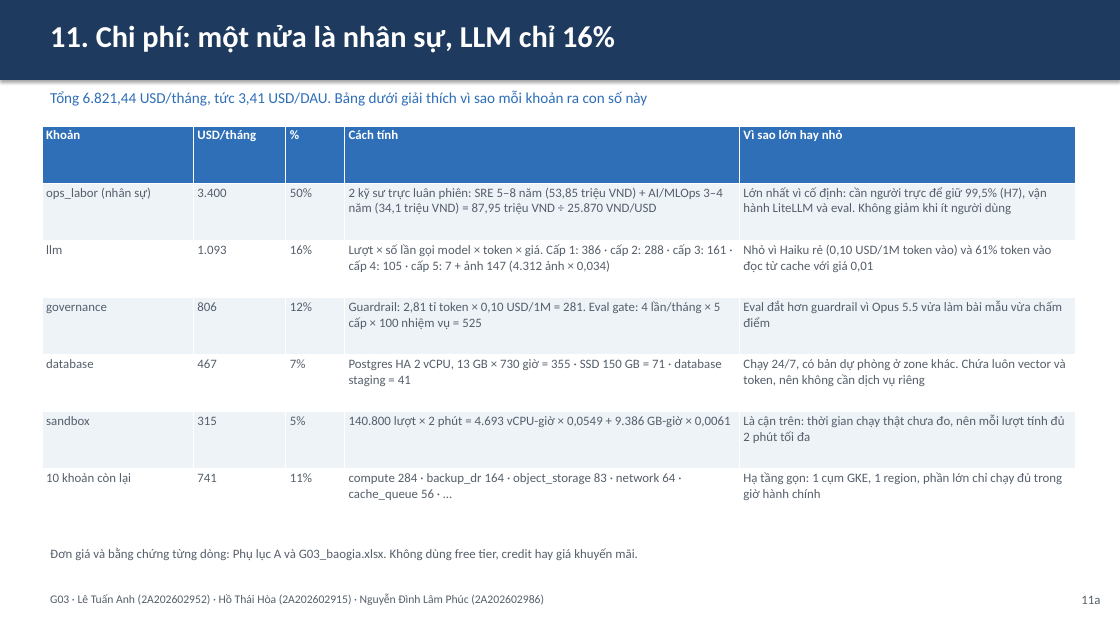
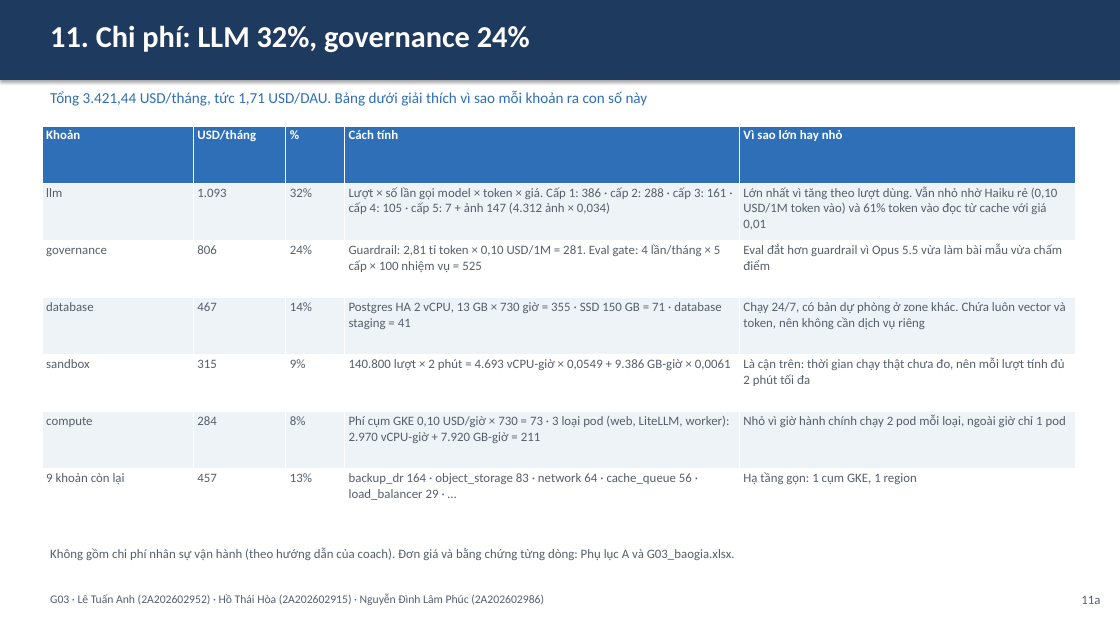
Before and after one commit to anhltsefpt/VBot-production-capstone, a slide deck: slide 14 of anh-le/G03_slide.pptx. Drawn at 1120x630 pixels with LibreOffice and Linux fonts; fonts in the diff are those of the drawing. Boxes give left, top, right and bottom in pixels: in the first picture for what was removed or moved away, otherwise in the second. Text is boxed around its words. In the diff, an @@ line names an element or a change of style, - is before the commit and + after.

```diff
--- a/anh-le/G03_slide.pptx
+++ b/anh-le/G03_slide.pptx
@@ text at (50, 25, 530, 52): text changed @@
-11. Chi phí: một nửa là nhân sự, LLM chỉ 16%
+11. Chi phí: LLM 32%, governance 24%
@@ text at (50, 90, 648, 106): text changed @@
-Tổng 6.821,44 USD/tháng, tức 3,41 USD/DAU. Bảng dưới giải thích vì sao mỗi khoản ra con số này
+Tổng 3.421,44 USD/tháng, tức 1,71 USD/DAU. Bảng dưới giải thích vì sao mỗi khoản ra con số này
@@ table at (42, 126, 1075, 526) @@
-row 2: ops_labor (nhân sự) | 3.400 | 50% | 2 kỹ sư trực luân phiên: SRE 5–8 năm (53,85 triệu VND) + AI/MLOps 3–4 năm (34,1 triệu VND) = 87,95 triệu VND ÷ 25.870 VND/USD | Lớn nhất vì cố định: cần người trực để giữ 99,5% (H7), vận hành LiteLLM và eval. Không giảm khi ít người dùng
+row 2: llm | 1.093 | 32% | Lượt × số lần gọi model × token × giá. Cấp 1: 386 · cấp 2: 288 · cấp 3: 161 · cấp 4: 105 · cấp 5: 7 + ảnh 147 (4.312 ảnh × 0,034) | Lớn nhất vì tăng theo lượt dùng. Vẫn nhỏ nhờ Haiku rẻ (0,10 USD/1M token vào) và 61% token vào đọc từ cache với giá 0,01
-row 3: llm | 1.093 | 16% | Lượt × số lần gọi model × token × giá. Cấp 1: 386 · cấp 2: 288 · cấp 3: 161 · cấp 4: 105 · cấp 5: 7 + ảnh 147 (4.312 ảnh × 0,034) | Nhỏ vì Haiku rẻ (0,10 USD/1M token vào) và 61% token vào đọc từ cache với giá 0,01
+row 3: governance | 806 | 24% | Guardrail: 2,81 tỉ token × 0,10 USD/1M = 281. Eval gate: 4 lần/tháng × 5 cấp × 100 nhiệm vụ = 525 | Eval đắt hơn guardrail vì Opus 5.5 vừa làm bài mẫu vừa chấm điểm
-row 4: governance | 806 | 12% | Guardrail: 2,81 tỉ token × 0,10 USD/1M = 281. Eval gate: 4 lần/tháng × 5 cấp × 100 nhiệm vụ = 525 | Eval đắt hơn guardrail vì Opus 5.5 vừa làm bài mẫu vừa chấm điểm
+row 4: database | 467 | 14% | Postgres HA 2 vCPU, 13 GB × 730 giờ = 355 · SSD 150 GB = 71 · database staging = 41 | Chạy 24/7, có bản dự phòng ở zone khác. Chứa luôn vector và token, nên không cần dịch vụ riêng
-row 5: database | 467 | 7% | Postgres HA 2 vCPU, 13 GB × 730 giờ = 355 · SSD 150 GB = 71 · database staging = 41 | Chạy 24/7, có bản dự phòng ở zone khác. Chứa luôn vector và token, nên không cần dịch vụ riêng
+row 5: sandbox | 315 | 9% | 140.800 lượt × 2 phút = 4.693 vCPU-giờ × 0,0549 + 9.386 GB-giờ × 0,0061 | Là cận trên: thời gian chạy thật chưa đo, nên mỗi lượt tính đủ 2 phút tối đa
-row 6: sandbox | 315 | 5% | 140.800 lượt × 2 phút = 4.693 vCPU-giờ × 0,0549 + 9.386 GB-giờ × 0,0061 | Là cận trên: thời gian chạy thật chưa đo, nên mỗi lượt tính đủ 2 phút tối đa
+row 6: compute | 284 | 8% | Phí cụm GKE 0,10 USD/giờ × 730 = 73 · 3 loại pod (web, LiteLLM, worker): 2.970 vCPU-giờ + 7.920 GB-giờ = 211 | Nhỏ vì giờ hành chính chạy 2 pod mỗi loại, ngoài giờ chỉ 1 pod
-row 7: 10 khoản còn lại | 741 | 11% | compute 284 · backup_dr 164 · object_storage 83 · network 64 · cache_queue 56 · … | Hạ tầng gọn: 1 cụm GKE, 1 region, phần lớn chỉ chạy đủ trong giờ hành chính
+row 7: 9 khoản còn lại | 457 | 13% | backup_dr 164 · object_storage 83 · network 64 · cache_queue 56 · load_balancer 29 · … | Hạ tầng gọn: 1 cụm GKE, 1 region
@@ text at (50, 548, 735, 560): text changed @@
-Đơn giá và bằng chứng từng dòng: Phụ lục A và G03_baogia.xlsx. Không dùng free tier, credit hay giá khuyến mãi.
+Không gồm chi phí nhân sự vận hành (theo hướng dẫn của coach). Đơn giá và bằng chứng từng dòng: Phụ lục A và G03_baogia.xlsx.
```
Also in this commit, not shown: 6 other slides changed, 8 other files.
